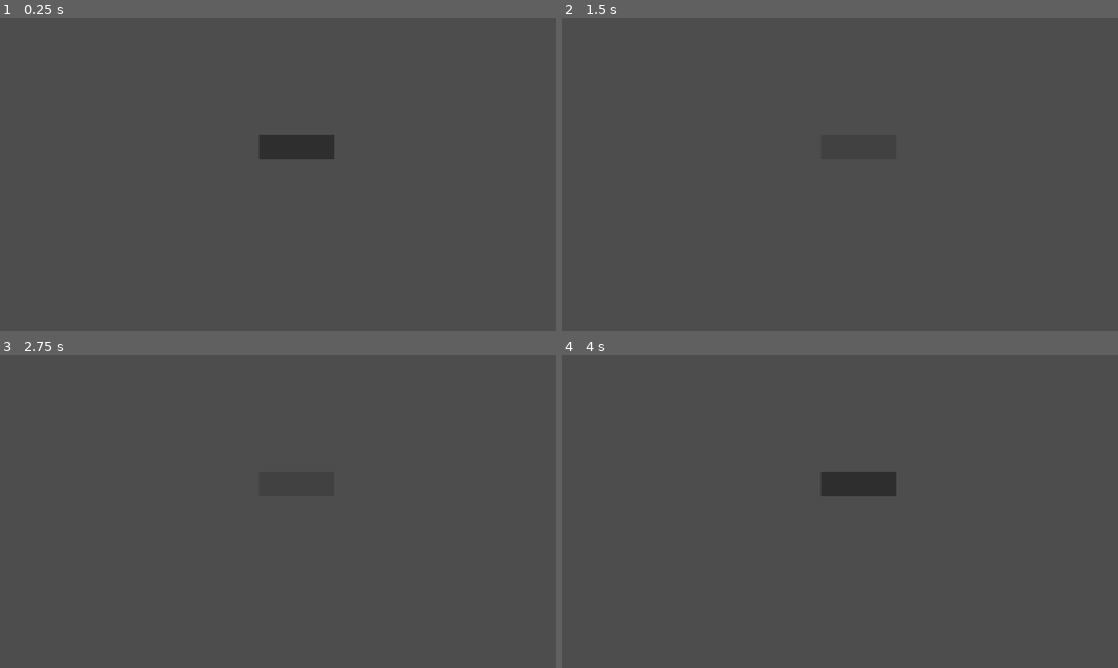
Above: before the commit, frames 1-4 (two rows, left to right).
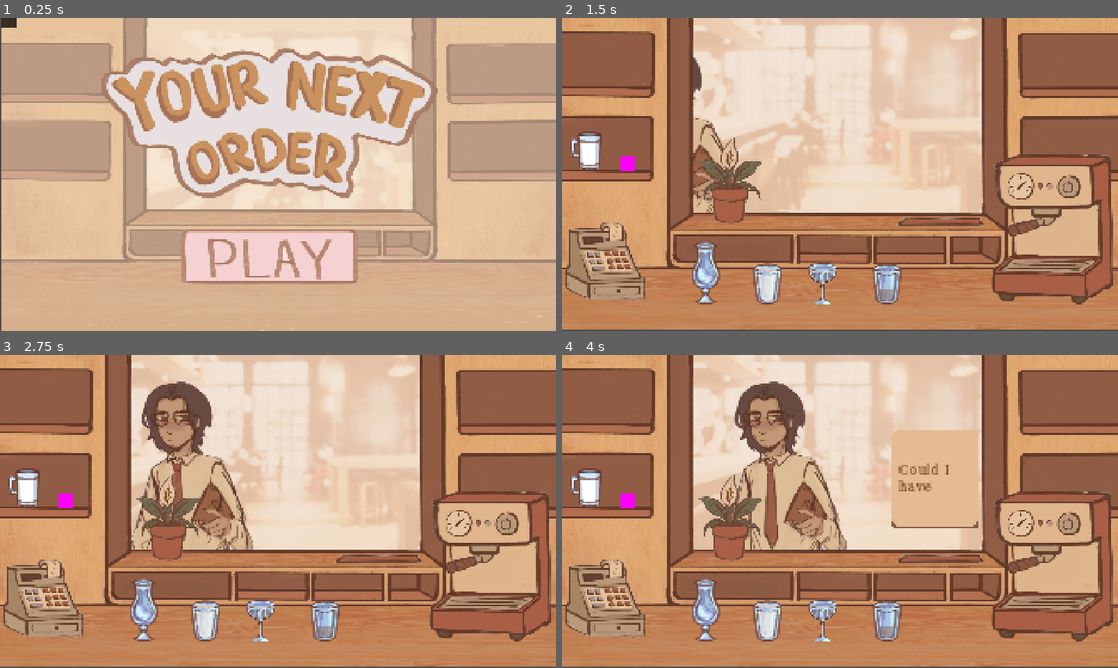
Above: after the commit, the same moments.

Repository: sanicatthedisco/brewing
Game: Godot game, scene res://Objects/main menu/main menu.tscn
Same seed, same stepped clock (60 frames per second), same inputs: the game is played once before the commit and once after it. This scene is started directly instead of the project's main scene.
Inputs (mouse positions are in pixels of both pictures, inside the frame that each line leads up to; where the layout moved, square brackets give the same spot in the first picture):
- Up to frame 1 (0.25 s): no input
- Up to frame 2 (1.5 s): click (828, 255) [856, 146] at 0.5 s; click (856, 146) at 1.27 s
- Up to frame 3 (2.75 s): click (294, 483) at 2.02 s
- Up to frame 4 (4 s): move the mouse to (962, 495) at 2.77 s; hold Space (advance_dialog) 2.78-3.5 s; click (962, 495) at 2.92 s; drag from (728, 527) to (812, 574) at 3.52 s

The runs differ from the first frame. In frame 1, 100% of the frame differs, in the area x 0-100%, y 0-100%; in frame 2, 99%; in frame 3, 99%; in frame 4, 99%.

Commit message:
main menu

Diff:
--- /dev/null
+++ b/Assets/Sprites/MainMenu/fade_transtition.tscn
@@ -0,0 +1,62 @@
+[gd_scene format=3 uid="uid://bgkhj2u44mwxn"]
+
+[sub_resource type="Animation" id="Animation_f5tqs"]
+length = 0.001
+tracks/0/type = "value"
+tracks/0/imported = false
+tracks/0/enabled = true
+tracks/0/path = NodePath(".:color")
+tracks/0/interp = 1
+tracks/0/loop_wrap = true
+tracks/0/keys = {
+"times": PackedFloat32Array(0),
+"transitions": PackedFloat32Array(1),
+"update": 0,
+"values": [Color(0, 0, 0, 1)]
+}
+
+[sub_resource type="Animation" id="Animation_1o63k"]
+resource_name = "fade_in"
+tracks/0/type = "value"
+tracks/0/imported = false
+tracks/0/enabled = true
+tracks/0/path = NodePath(".:color")
+tracks/0/interp = 1
+tracks/0/loop_wrap = true
+tracks/0/keys = {
+"times": PackedFloat32Array(0, 1),
+"transitions": PackedFloat32Array(1, 1),
+"update": 0,
+"values": [Color(0, 0, 0, 1), Color(0, 0, 0, 0)]
+}
+
+[sub_resource type="Animation" id="Animation_6dhwc"]
+resource_name = "fade_out"
+tracks/0/type = "value"
+tracks/0/imported = false
+tracks/0/enabled = true
+tracks/0/path = NodePath(".:color")
+tracks/0/interp = 1
+tracks/0/loop_wrap = true
+tracks/0/keys = {
+"times": PackedFloat32Array(0, 1),
+"transitions": PackedFloat32Array(1, 1),
+"update": 0,
+"values": [Color(0, 0, 0, 0), Color(0, 0, 0, 1)]
+}
+
+[sub_resource type="AnimationLibrary" id="AnimationLibrary_l3adv"]
+_data = {
+&"RESET": SubResource("Animation_f5tqs"),
+&"fade_in": SubResource("Animation_1o63k"),
+&"fade_out": SubResource("Animation_6dhwc")
+}
+
+[node name="fade_transition" type="ColorRect" unique_id=1897404631]
+custom_minimum_size = Vector2(30, 30)
+offset_right = 57.0
+offset_bottom = 33.0
+color = Color(0, 0, 0, 1)
+
+[node name="AnimationPlayer" type="AnimationPlayer" parent="." unique_id=1133093567]
+libraries/ = SubResource("AnimationLibrary_l3adv")
--- a/Objects/main menu/main menu.tscn
+++ b/Objects/main menu/main menu.tscn
@@ -1,6 +1,10 @@
 [gd_scene format=3 uid="uid://vngvihe74l52"]
 
 [ext_resource type="Script" uid="uid://xenyub1n62pg" path="res://Objects/main menu/main_menu.gd" id="1_uju01"]
+[ext_resource type="Texture2D" uid="uid://dduqgerwhhg0o" path="res://Assets/Sprites/MainMenu/start_bottom.png" id="2_4hv1n"]
+[ext_resource type="Texture2D" uid="uid://cexqm6bt1tx64" path="res://Assets/Sprites/MainMenu/strat_botton_pressed.png" id="3_dcoi5"]
+[ext_resource type="Texture2D" uid="uid://dimk7lxq35un0" path="res://Assets/Sprites/MainMenu/menu_background.png" id="3_p3nth"]
+[ext_resource type="PackedScene" uid="uid://bgkhj2u44mwxn" path="res://Assets/Sprites/MainMenu/fade_transtition.tscn" id="4_p3nth"]
 
 [node name="MainMenu" type="Node2D" unique_id=1619869777]
 script = ExtResource("1_uju01")
@@ -11,11 +15,25 @@
 offset_right = 40.0
 offset_bottom = 40.0
 
-[node name="button_start" type="Button" parent="button_manager" unique_id=468249746]
+[node name="button_start" type="TextureButton" parent="button_manager" unique_id=2027539147]
+top_level = true
 layout_mode = 0
-offset_left = 894.0
-offset_top = 402.0
-offset_right = 1157.0
-offset_bottom = 489.0
+offset_left = 618.0
+offset_top = 730.0
+offset_right = 1234.0
+offset_bottom = 920.0
+texture_normal = ExtResource("2_4hv1n")
+texture_pressed = ExtResource("3_dcoi5")
+
+[node name="Sprite2D" type="Sprite2D" parent="." unique_id=329510478]
+position = Vector2(961, 539)
+texture = ExtResource("3_p3nth")
+
+[node name="Camera2D" type="Camera2D" parent="." unique_id=924946448]
+position = Vector2(957, 541)
+
+[node name="fade_transition" parent="." unique_id=1897404631 instance=ExtResource("4_p3nth")]
+
+[node name="fade_timer" type="Timer" parent="fade_transition" unique_id=1896486977]
 
 [connection signal="pressed" from="button_manager/button_start" to="." method="_on_button_start_pressed"]
--- a/Objects/main menu/main_menu.gd
+++ b/Objects/main menu/main_menu.gd
@@ -1,10 +1,15 @@
 extends Node2D
-
+var button_type = null
 
 # Called when the node enters the scene tree for the first time.
 func _ready() -> void:
-	pass # Replace with function body.
+	button_type = "start"
+	$fade_transition.show()
+	$fade_transition/fade_timer.start()
+	$fade_transition/AnimationPlayer.play("fade_in")
+
 
 
 func _on_button_start_pressed() -> void:
-	pass # Replace with function body.
+	if button_type == "start":
+		get_tree().change_scene_to_file("res://main.tscn")
Binary file removed: Assets/Sprites/Dialogue/text_bubble.png
Binary file added: Assets/Sprites/MainMenu/menu_background.png
Not shown, changed: Assets/Sprites/MainMenu/menu_background.png.import
Binary file added: Assets/Sprites/MainMenu/start_bottom.png
Not shown, added: Assets/Sprites/MainMenu/start_bottom.png.import
Binary file added: Assets/Sprites/MainMenu/strat_botton_pressed.png
Not shown, added: Assets/Sprites/MainMenu/strat_botton_pressed.png.import
